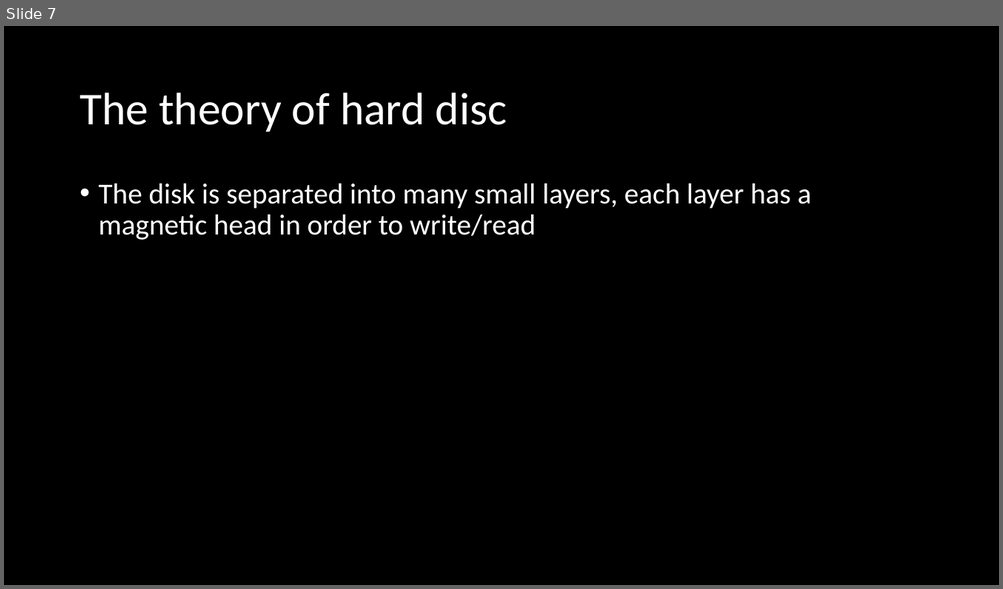
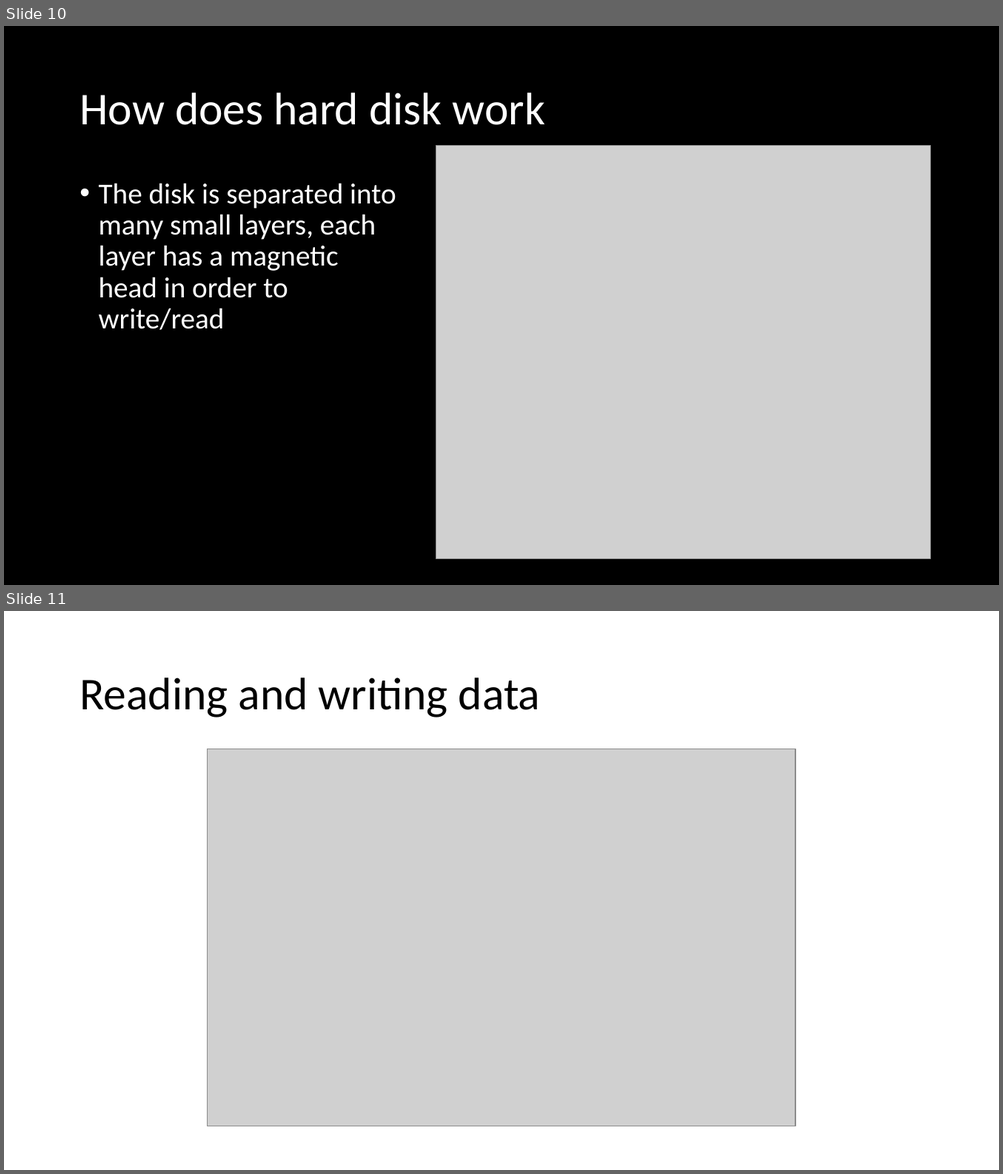
Before and after one commit to linzexinmasterchief/SchoolWorks, a slide deck: computerScience/hard disc.pptx. Shown one above the other, each under a label of ours: slide 7 before the commit, slides 10 and 11 after it. The pictures are 1003x589 and 1003x1174 pixels, drawn with LibreOffice and Linux fonts; fonts in the diff are those of the drawing; grey boxes stand for pictures. Boxes give left, top, right and bottom in pixels: in the first picture for what was removed or moved away, otherwise in the second. Text is boxed around its words. In the diff, an @@ line names an element or a change of style, - is before the commit and + after.

```diff
--- a/computerScience/hard disc.pptx
+++ b/computerScience/hard disc.pptx
@@ slide 11 added at bbox=[4, 611, 999, 1170], background #FFFFFF @@
@@ title added at bbox=[79, 678, 540, 718], 44 pt, text #000000 @@
+Reading and writing data
@@ picture added at bbox=[208, 749, 796, 1127] @@
@@ what was slide 7 is now slide 10 @@
@@ slide 10 changed as well @@
@@ title at bbox=[79, 93, 545, 125]: text changed @@
-The theory of hard disc
+How does hard disk work
@@ picture added at bbox=[436, 145, 930, 559] @@
@@ text "The disk is separated into ..." rewrapped from bbox=[99, 183, 811, 240] to bbox=[99, 183, 396, 330] @@
```
Also in this commit, not shown: 5 other slides changed, 5 other slides added, 3 slides removed, 3 other files.
